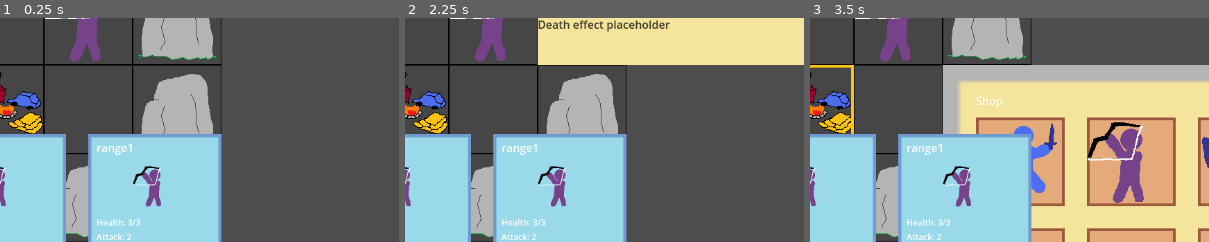
Above: before the commit, frames 1-3 (left to right).
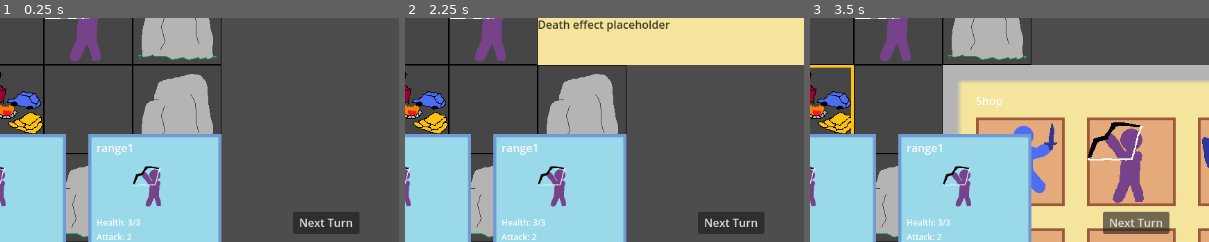
Above: after the commit, the same moments.

Repository: Wayl123/CardPuzzleGame
Game: Godot game, scene res://scene/test_map.tscn
The game is run twice, just before and just after one commit, with the same random seed, the same clock (stepped at 60 frames per second) and the same inputs.
Inputs (mouse positions are % of the whole screen's width and height, from its top left):
- Up to frame 1 (0.25 s): no input
- Up to frame 2 (2.25 s): click (39, 10) at 0.52 s; click (39, 30) at 1.27 s; click (50, 30) at 2.02 s
- Up to frame 3 (3.5 s): click (50, 70) at 2.77 s
The pictures show only the part of the screen within x 50-100%, y 49-99%; the shares and areas given below are measured in that part.

The runs differ from the first frame. In frame 1, 1.5% of the frame differs, in the area x 73-90%, y 86-97%; in frame 2, 1.5%; in frame 3, 1.6%, in the area x 73-91%, y 86-97%.

Commit message:
Implement next turn button #9, implement map fog removal when enemy group destroyed #12

Diff:
--- a/scene/player_ui.tscn
+++ b/scene/player_ui.tscn
@@ -1,9 +1,11 @@
-[gd_scene load_steps=6 format=3 uid="uid://ba4yefjlvt6nk"]
+[gd_scene load_steps=8 format=3 uid="uid://ba4yefjlvt6nk"]
 
 [ext_resource type="Script" path="res://scripts/GameSetting.gd" id="1_5mpsc"]
 [ext_resource type="Script" path="res://scripts/HandCards.gd" id="1_ctmpx"]
 [ext_resource type="Texture2D" uid="uid://dolaiihbtqlu5" path="res://image/ui/top_bar.png" id="2_5ge6j"]
-[ext_resource type="Script" path="res://scripts/PlayerItem.gd" id="2_p42f2"]
+[ext_resource type="Script" path="res://scripts/TopBar.gd" id="3_w5uag"]
+[ext_resource type="Script" path="res://scripts/SideBar.gd" id="5_1m02q"]
+[ext_resource type="Script" path="res://scripts/NextTurnButton.gd" id="6_56jvx"]
 
 [sub_resource type="Curve" id="Curve_fbn18"]
 min_value = -1.0
@@ -19,7 +21,7 @@
 offset_bottom = 40.0
 texture = ExtResource("2_5ge6j")
 expand_mode = 1
-script = ExtResource("2_p42f2")
+script = ExtResource("3_w5uag")
 
 [node name="Display" type="HBoxContainer" parent="TopBar"]
 layout_mode = 0
@@ -34,3 +36,18 @@
 anchors_preset = 0
 script = ExtResource("1_ctmpx")
 spreadCurve = SubResource("Curve_fbn18")
+
+[node name="SideBar" type="Control" parent="."]
+layout_mode = 3
+anchors_preset = 0
+offset_right = 40.0
+offset_bottom = 40.0
+script = ExtResource("5_1m02q")
+
+[node name="NextTurn" type="Button" parent="SideBar"]
+layout_mode = 2
+offset_right = 96.0
+offset_bottom = 32.0
+size_flags_horizontal = 4
+text = "Next Turn"
+script = ExtResource("6_56jvx")
--- /dev/null
+++ b/scene/shop.tscn
@@ -0,0 +1,8 @@
+[gd_scene load_steps=2 format=3 uid="uid://d1ajlagh1krwh"]
+
+[ext_resource type="Script" path="res://scripts/Shop.gd" id="1_jcb1t"]
+
+[node name="Shop" type="TextureButton"]
+offset_right = 40.0
+offset_bottom = 40.0
+script = ExtResource("1_jcb1t")
--- a/scene/test_map.tscn
+++ b/scene/test_map.tscn
@@ -1,15 +1,16 @@
-[gd_scene load_steps=11 format=3 uid="uid://cr4gf4lvcf13c"]
+[gd_scene load_steps=12 format=3 uid="uid://cr4gf4lvcf13c"]
 
 [ext_resource type="Texture2D" uid="uid://ciqusrw8mh7o7" path="res://image/map/empty_grid.png" id="1_hvck7"]
 [ext_resource type="Texture2D" uid="uid://bhvhn4xbqh8ty" path="res://image/map/boulder_wall.png" id="2_ipvsb"]
 [ext_resource type="Script" path="res://scripts/GridContent.gd" id="2_q3xh8"]
 [ext_resource type="Texture2D" uid="uid://uk7ojh0qo1o5" path="res://image/exit_portal.png" id="3_a322j"]
+[ext_resource type="Script" path="res://scripts/MapEvent.gd" id="3_oli2s"]
 [ext_resource type="Texture2D" uid="uid://ct7xbivkudw5s" path="res://image/fog.png" id="4_wvbj6"]
 [ext_resource type="PackedScene" uid="uid://cbvi3vjj0ibjy" path="res://scene/enemy.tscn" id="7_ogepn"]
-[ext_resource type="Script" path="res://scripts/Shop.gd" id="8_fk230"]
 [ext_resource type="PackedScene" uid="uid://x00s8xtmudyj" path="res://scene/player.tscn" id="9_1e7ji"]
 [ext_resource type="Script" path="res://scripts/Camera.gd" id="9_n20ai"]
 [ext_resource type="PackedScene" uid="uid://ba4yefjlvt6nk" path="res://scene/player_ui.tscn" id="9_yy8cc"]
+[ext_resource type="PackedScene" uid="uid://d1ajlagh1krwh" path="res://scene/shop.tscn" id="10_k428p"]
 
 [node name="TutorialMap" type="Node2D"]
 
@@ -21,12 +22,13 @@
 position = Vector2(320, 576)
 script = ExtResource("9_n20ai")
 
-[node name="MapGrid" type="Control" parent="."]
+[node name="MapGrid" type="Control" parent="." groups=["ActiveMap"]]
 custom_minimum_size = Vector2(128, 128)
 layout_mode = 3
 anchors_preset = 0
 offset_right = 128.0
 offset_bottom = 128.0
+script = ExtResource("3_oli2s")
 
 [node name="GridNode1" type="TextureRect" parent="MapGrid"]
 custom_minimum_size = Vector2(128, 128)
@@ -174,7 +176,7 @@
 offset_bottom = 128.0
 mouse_filter = 1
 disabled = true
-texture_disabled = ExtResource("4_wvbj6")
+texture_normal = ExtResource("4_wvbj6")
 script = ExtResource("2_q3xh8")
 
 [node name="GridNode8" type="TextureRect" parent="MapGrid"]
@@ -197,9 +199,15 @@
 offset_bottom = 128.0
 mouse_filter = 1
 disabled = true
+texture_normal = ExtResource("4_wvbj6")
+script = ExtResource("2_q3xh8")
+
+[node name="Portal" type="TextureButton" parent="MapGrid/GridNode8/Content"]
+z_index = -1
+layout_mode = 0
+offset_right = 40.0
+offset_bottom = 40.0
 texture_normal = ExtResource("3_a322j")
-texture_disabled = ExtResource("4_wvbj6")
-script = ExtResource("2_q3xh8")
 
 [node name="GridNode9" type="TextureRect" parent="MapGrid"]
 custom_minimum_size = Vector2(128, 128)
@@ -221,7 +229,7 @@
 offset_bottom = 128.0
 mouse_filter = 1
 disabled = true
-texture_disabled = ExtResource("4_wvbj6")
+texture_normal = ExtResource("4_wvbj6")
 script = ExtResource("2_q3xh8")
 
 [node name="GridNode10" type="TextureRect" parent="MapGrid"]
@@ -282,7 +290,7 @@
 texture = ExtResource("1_hvck7")
 metadata/_edit_use_anchors_ = true
 
-[node name="Content" type="TextureButton" parent="MapGrid/GridNode12" groups=["Fog1", "TargetableNode"]]
+[node name="Content" type="TextureButton" parent="MapGrid/GridNode12" groups=["TargetableNode"]]
 layout_mode = 2
 offset_right = 128.0
 offset_bottom = 128.0
@@ -308,7 +316,7 @@
 texture = ExtResource("1_hvck7")
 metadata/_edit_use_anchors_ = true
 
-[node name="Content" type="TextureButton" parent="MapGrid/GridNode13" groups=["Fog1", "TargetableNode"]]
+[node name="Content" type="TextureButton" parent="MapGrid/GridNode13" groups=["TargetableNode"]]
 layout_mode = 2
 offset_right = 128.0
 offset_bottom = 128.0
@@ -334,7 +342,7 @@
 texture = ExtResource("1_hvck7")
 metadata/_edit_use_anchors_ = true
 
-[node name="Content" type="TextureButton" parent="MapGrid/GridNode14" groups=["Fog1", "TargetableNode"]]
+[node name="Content" type="TextureButton" parent="MapGrid/GridNode14" groups=["TargetableNode"]]
 layout_mode = 2
 offset_right = 128.0
 offset_bottom = 128.0
@@ -655,12 +663,9 @@
 disabled = true
 script = ExtResource("2_q3xh8")
 
-[node name="BaseCamp" type="TextureButton" parent="MapGrid/GridNode28/Content"]
+[node name="Shop" parent="MapGrid/GridNode28/Content" instance=ExtResource("10_k428p")]
 layout_mode = 0
-offset_right = 128.0
-offset_bottom = 128.0
-script = ExtResource("8_fk230")
-shop_id = "0.1"
+shop_id = "0-1"
 
 [node name="GridNode29" type="TextureRect" parent="MapGrid"]
 custom_minimum_size = Vector2(128, 128)
--- a/scripts/BuyItem.gd
+++ b/scripts/BuyItem.gd
@@ -1,6 +1,4 @@
 extends Button
-
-var cost
 
 func _ready():
 	connect("pressed", Callable(self, "_on_button_pressed"))
--- a/scripts/Enemy.gd
+++ b/scripts/Enemy.gd
@@ -5,6 +5,12 @@
 func _ready():
 	super()
 
+	activate_enemy()
+
 	var enemy_list_path = ("res://scripts/EnemyList.json")
 	data = _load_json_file(enemy_list_path)[enemy_id]
 	set_texture_normal(load(data["image"]))
+
+func activate_enemy():
+	if not get_parent().is_in_group("Fog"):
+		add_to_group("CurrentEnemy")
--- a/scripts/HandCards.gd
+++ b/scripts/HandCards.gd
@@ -33,7 +33,7 @@
 
 func _update_hand():
 	var viewportSize = get_viewport().size
-	var sideBorder = viewportSize.x * 0.1
+	var sideBorder = (viewportSize.x * 0.1) + 96
 	var hRange = min(viewportSize.x - (2 * sideBorder) - CARDSIZE.x, ((CARDSIZE.x + DISTBETWEENCARD) * (get_child_count() - 1)))
 	var handWidth = hRange * 0.5
 
--- /dev/null
+++ b/scripts/MapEvent.gd
@@ -0,0 +1,19 @@
+extends Control
+
+var groupNum = 1
+
+func check_enemy_cleared():
+	var enemies = get_tree().get_nodes_in_group("CurrentEnemy")
+	if not enemies:
+		for fog in get_tree().get_nodes_in_group(str("Fog", groupNum)):
+			fog.set_texture_normal(null)
+			if fog.get_child_count() == 0:
+				fog.set_disabled(false)
+			else:
+				for fogCovered in fog.get_children():
+					fogCovered.set_z_index(1)
+
+			if fog.has_node("Enemy"):
+				fog.get_node("Enemy").activate_enemy()
+
+		groupNum += 1
--- /dev/null
+++ b/scripts/NextTurnButton.gd
@@ -0,0 +1,32 @@
+extends Button
+
+var groupNum = 1
+
+func _ready():
+	connect("pressed", Callable(self, "_on_button_pressed"))
+
+func _on_button_pressed():
+	var data
+
+	for player in get_tree().get_nodes_in_group("PlayerUnits"):
+		data = player.get_data()
+		for aRange in data["range"]:
+			var targetPos = Vector2(aRange[0], aRange[1]) * 128
+			var targetGlobalPos = player.get_global_position() + targetPos
+			for targetNode in get_tree().get_nodes_in_group("TargetableNode"):
+				if targetNode.get_global_position() == targetGlobalPos:
+					if targetNode.has_node("Enemy"):
+						targetNode.get_node("Enemy").take_damage(data["attack"])
+
+func _check_enemy_cleared():
+	var enemies = get_tree().get_nodes_in_group("CurrentEnemy")
+	if enemies == 0:
+		for fog in get_tree().get_nodes_in_group(str("Fog", groupNum)):
+			fog.set_texture_normal(null)
+			if fog.get_child_count() == 0:
+				fog.set_disabled(false)
+
+			if fog.has_node("Enemy"):
+				fog.get_node("Enemy").activate_enemy()
+
+		groupNum += 1
--- a/scripts/Player.gd
+++ b/scripts/Player.gd
@@ -12,6 +12,7 @@
 	super()
 
 	add_to_group("PlayerUnits")
+
 	if not data:
 		var player_list_path = ("res://scripts/PlayerList.json")
 		data = _load_json_file(player_list_path)[player_id]
--- a/scripts/PlayerCard.gd
+++ b/scripts/PlayerCard.gd
@@ -12,7 +12,6 @@
 	connect("mouse_entered", Callable(self, "_on_mouse_entered"))
 	connect("mouse_exited", Callable(self, "_on_mouse_exited"))
 
-	add_to_group("PlayerUnits")
 	_data_init()
 
 func _on_mouse_entered():
--- a/scripts/ShopContentList.json
+++ b/scripts/ShopContentList.json
@@ -1,5 +1,5 @@
 {
-	"0.1": {
+	"0-1": {
 		"image": "res://image/shop/base_camp.png",
 		"content": ["1-1", "2-1", "4-1"]
 	}
--- /dev/null
+++ b/scripts/SideBar.gd
@@ -0,0 +1,16 @@
+extends Control
+
+func _ready():
+	get_tree().root.connect("size_changed", Callable(self, "_on_viewport_size_changed"))
+
+	_update_size()
+
+func _on_viewport_size_changed():
+	_update_size()
+
+func _update_size():
+	var viewportSize = get_viewport().size
+	set_size(Vector2((viewportSize.x * 0.1) + 96, viewportSize.y))
+	set_position(Vector2((viewportSize.x * 0.9) - 96, 0))
+
+	get_node("NextTurn").set_position(Vector2((viewportSize.x * 0.1) * 0.5, viewportSize.y - 48))
--- a/scripts/UnitCard.gd
+++ b/scripts/UnitCard.gd
@@ -84,3 +84,15 @@
 		var selected = SELECTED.instantiate()
 		selected.add_to_group("ActiveSelected")
 		get_parent().add_child(selected)
+
+func take_damage(pDmg):
+	data["health"] -= pDmg
+	if data["health"] <= 0:
+		if get_tree().has_group("ActiveMap"):
+			remove_from_group("CurrentEnemy")
+			var map = get_tree().get_first_node_in_group("ActiveMap")
+			map.check_enemy_cleared()
+			get_parent().set_disabled(false)
+			queue_free()
+		else:
+			print("Can't find current map")
Renamed: scripts/PlayerItem.gd -> scripts/TopBar.gd
